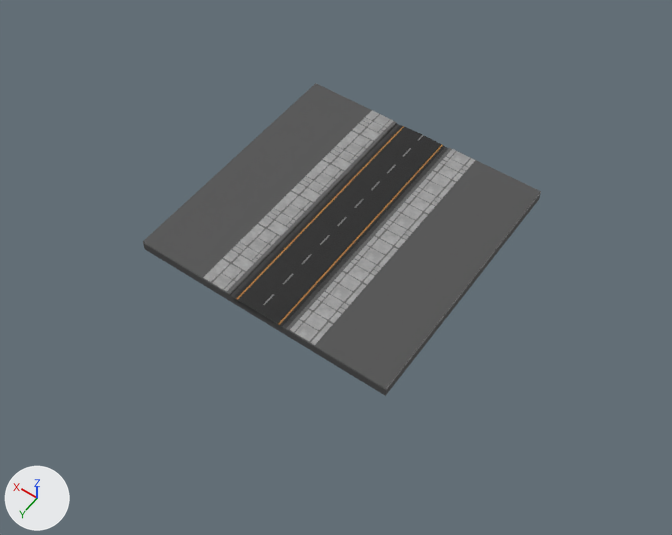
The FBX model Assets/Models/Tiles/NEW/Tile_Straight.FBX as it was, and as the next commit left it.
The view is the same before and after, from a 50 mm camera at (-36.7, 53.2, 73.9) aimed at (-1.4, 3.9, -3.7). The lights are fixed; the arrows at lower left show +X, +Y and +Z. Vertices at the same position are counted once.

The older version as bpy lines, for what is in view:
```python
me_mesh = bpy.data.meshes.new('Mesh')
me_mesh.from_pydata(...)  # 363 vertices, 271 faces; spans x -591.0..591.0, y -48.0..2.0, z -591.0..591.0
# faces by material slot: [30, 18, 216, 2, 5]
me_mesh.materials.append(mat_material__246)  # dark grey #535353
me_mesh.materials.append(mat_01___default)  # picture img_text_pavement_2_png
me_mesh.materials.append(mat_03___default)  # picture img_text_pavement_1_png
me_mesh.materials.append(mat_07___default)  # picture img_text_pavement_3_png
me_mesh.materials.append(mat_08___default)  # picture img_text_road_1_png
ob_tile_straight = bpy.data.objects.new('Tile_Straight', me_mesh)
ob_tile_straight.location = (0.0, 0.0, 0.0)
ob_tile_straight.rotation_euler = (1.571, 0.0, 0.0)  # degrees (90, 0, 0)
ob_tile_straight.scale = (0.0254, 0.0254, 0.0254)
```
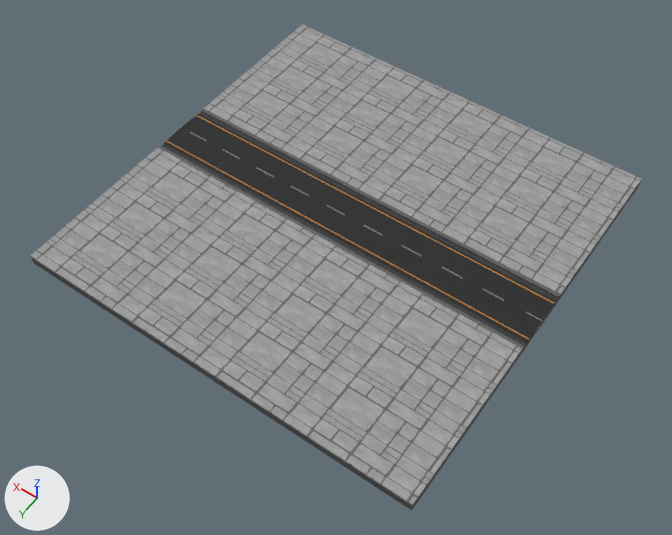
Changed parts and their boxes (x1, y1, x2, y2) in the pictures (672 x 535 px; the box of a moved part takes in the faces that stretch with it):
'Tile_Straight', reshaped, turned
    before: (143, 83, 541, 396)
    after: (31, 24, 641, 510)
part 1 of me_mesh, added
    after: (31, 121, 641, 510)
part 2 of me_mesh, moved or reshaped
    before: (286, 317, 299, 331)
    after: (465, 315, 481, 325)
part 3 of me_mesh, moved or reshaped
    before: (226, 281, 240, 295)
    after: (450, 307, 467, 317)
part 4 of me_mesh, added
    after: (547, 289, 560, 298)
part 5 of me_mesh, added
    after: (532, 281, 549, 292)
part 6 of me_mesh, added
    after: (256, 137, 269, 145)
part 7 of me_mesh, added
    after: (244, 131, 257, 140)
part 8 of me_mesh, added
    after: (233, 125, 246, 134)
part 9 of me_mesh, added
    after: (210, 113, 223, 121)
part 10 of me_mesh, rebuilt (85% wider, 13% taller)
    before: (233, 125, 445, 329)
    after: (163, 114, 556, 345)
part 11 of me_mesh, rebuilt (94% wider, 49% taller)
    before: (289, 149, 541, 390)
    after: (31, 147, 522, 506)
part 12 of me_mesh, rebuilt (111% wider, 9% taller)
    before: (230, 123, 400, 297)
    after: (199, 112, 558, 301)
part 13 of me_mesh, rebuilt (117% wider, 11% taller)
    before: (282, 147, 449, 329)
    after: (162, 144, 526, 346)
part 14 of me_mesh, built on
    before: (143, 83, 541, 396)
    after: (178, 24, 641, 349)

What the commit changed:
me_mesh is used by ob_tile_straight; location (0.0, 0.0, 0.0); rotation (1.571, 0.0, 0.0), in degrees (90, 0, 0); scale (0.0254, 0.0254, 0.0254).
me_mesh had 363 vertices, 271 faces and spanned x -591.0..591.0, y -48.0..2.0, z -591.0..591.0.
me_mesh now has 524 vertices, 391 faces and spans x -906.0..906.0, y -48.0..2.0, z -906.0..906.0.
me_mesh part 1: a new loose piece, a box spanning x -906.0..906.0, y -48.0..-9.0, z -906.0..906.0, in mat_material__246 (dark grey #535353).
me_mesh part 2: the loose piece of 8 vertices spanning x -154.0..-139.0, y -9.0..0.0, z -591.0..-526.0 is multiplied about its middle by the matrix ((1.029, 0.038, 0.0), (-0.038, 1.029, -0.008), (0.0, 0.008, 1.03)), then moved by (0.0, 0.0, 1250.0).
me_mesh part 3: the loose piece of 8 vertices spanning x 138.0..154.0, y -9.0..0.0, z -591.0..-526.0 is scaled about its middle by (1, 1, 1.03), then moved by (-293.0, 0.0, 1184.0).
me_mesh part 4: the loose piece of 8 vertices spanning x 138.0..154.0, y -9.0..-1.0, z 330.0..397.0 is copied, and the copy is scaled about its middle by (1, 1, 0.797), then moved by (0.0, 0.0, 516.0); it spans x 138.0..154.0, y -9.0..-1.0, z 853.0..906.0.
me_mesh part 5: the loose piece of 8 vertices spanning x 138.0..154.0, y -9.0..2.0, z 463.0..529.0 is copied, and the copy is moved by (0.0, 0.0, 326.0); it spans x 138.0..154.0, y -9.0..2.0, z 789.0..855.0.
me_mesh part 6: the loose piece of 8 vertices spanning x 138.0..154.0, y -9.0..1.0, z -460.0..-394.0 is copied, and the copy is moved by (0.0, 0.0, -128.0); it spans x 138.0..154.0, y -9.0..1.0, z -588.0..-522.0.
me_mesh part 7: the loose piece of 8 vertices spanning x 138.0..154.0, y -9.0..-1.0, z -526.0..-460.0 is copied, and the copy is moved by (0.0, 0.0, -128.0); it spans x 138.0..154.0, y -9.0..-1.0, z -655.0..-588.0.
me_mesh part 8: the loose piece of 8 vertices spanning x 138.0..154.0, y -9.0..0.0, z -591.0..-526.0 is copied, and the copy is scaled about its middle by (1, 1, 1.03), then moved by (0.0, 0.0, -129.0); it spans x 138.0..154.0, y -9.0..0.0, z -721.0..-655.0.
me_mesh part 9: the loose piece of 8 vertices spanning x 138.0..154.0, y -9.0..1.0, z -460.0..-394.0 is copied, and the copy is moved by (0.0, 0.0, -393.0); it spans x 138.0..154.0, y -9.0..1.0, z -854.0..-787.0.
me_mesh part 10: the loose piece of 24 vertices spanning x -119.0..119.0, y -28.0..0.0, z -591.0..591.0 is rebuilt with 24 vertices and now spans x -119.0..119.0, y -28.0..0.0, z -906.0..906.0.
me_mesh part 11: the loose piece of 14 vertices spanning x -591.0..-154.0, y -29.0..1.0, z -591.0..591.0 is rebuilt with 14 vertices and now spans x -906.0..-154.0, y -29.0..1.0, z -906.0..906.0, in mat_01___default (picture img_text_pavement_2_png).
me_mesh part 12: the loose piece of 8 vertices spanning x 118.0..138.0, y -9.0..-7.0, z -591.0..591.0 is rebuilt with 8 vertices and now spans x 118.0..138.0, y -9.0..-7.0, z -906.0..906.0.
me_mesh part 13: the loose piece of 8 vertices spanning x -138.0..-118.0, y -9.0..-7.0, z -591.0..591.0 is rebuilt with 8 vertices and now spans x -138.0..-118.0, y -9.0..-7.0, z -906.0..906.0.
me_mesh part 14: 35 vertices removed from x -591.0..591.0, y -48.0..1.0, z -591.0..591.0; 92 vertices added at x -154.0..906.0, y -21.0..2.0, z -906.0..906.0.
Object 'Tile_Straight' (ob_tile_straight) turns from (90, 0, 0) to (90, 0, -90) degrees about x, y and z.
